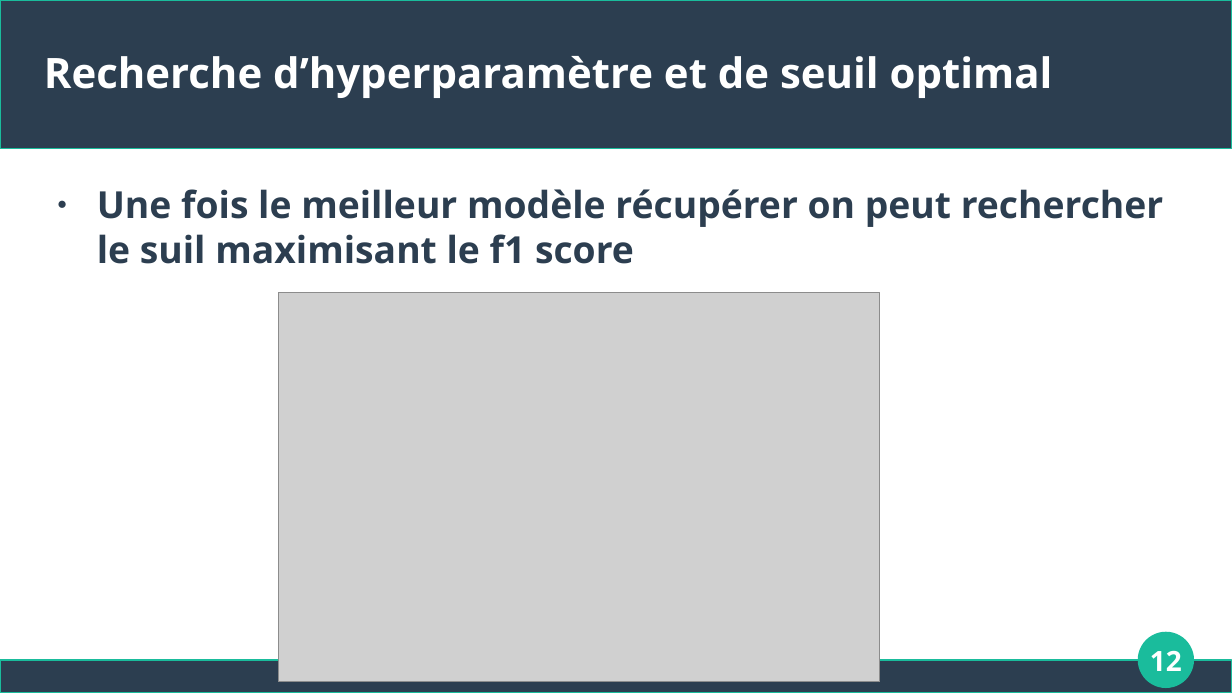
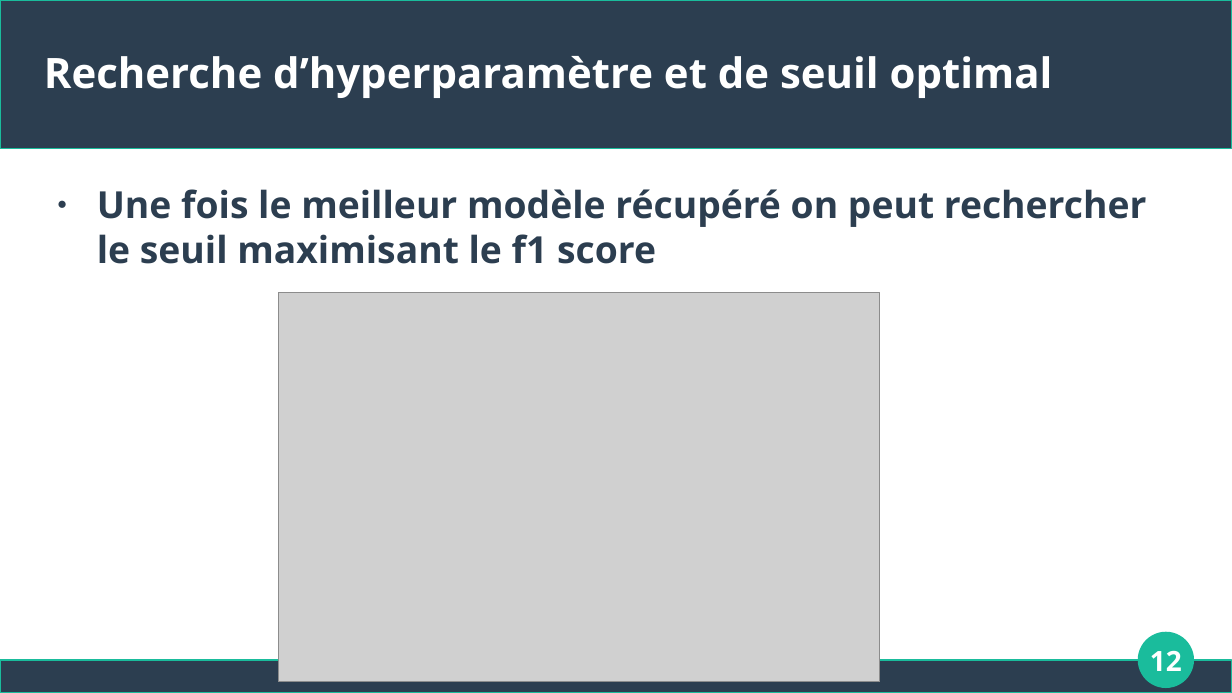
Before and after one commit to Apinsun/Projet4, a slide deck: slide 12 of presentation.odp. Drawn at 1232x693 pixels with LibreOffice and Linux fonts; fonts in the diff are those of the drawing; grey boxes stand for pictures. Boxes give left, top, right and bottom in pixels: in the first picture for what was removed or moved away, otherwise in the second. Text is boxed around its words. In the diff, an @@ line names an element or a change of style, - is before the commit and + after.

```diff
--- a/presentation.odp
+++ b/presentation.odp
@@ text at [97, 189, 1147, 264]: text changed @@
-● Une fois le meilleur modèle récupérer on peut rechercher le suil maximisant le f1 score
+● Une fois le meilleur modèle récupéré on peut rechercher le seuil maximisant le f1 score
```
Also in this commit, not shown: 4 other slides changed, 2 other files.
